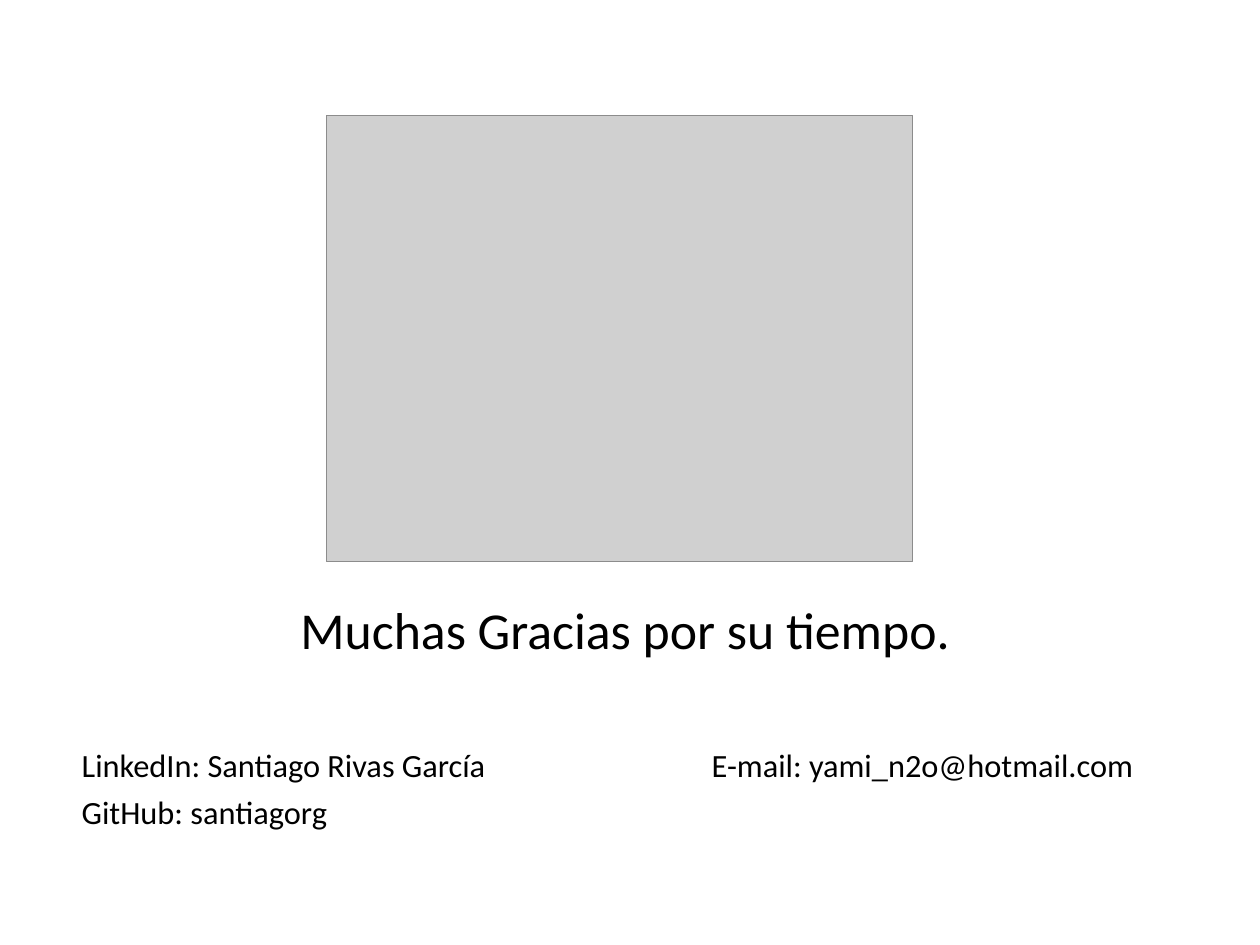
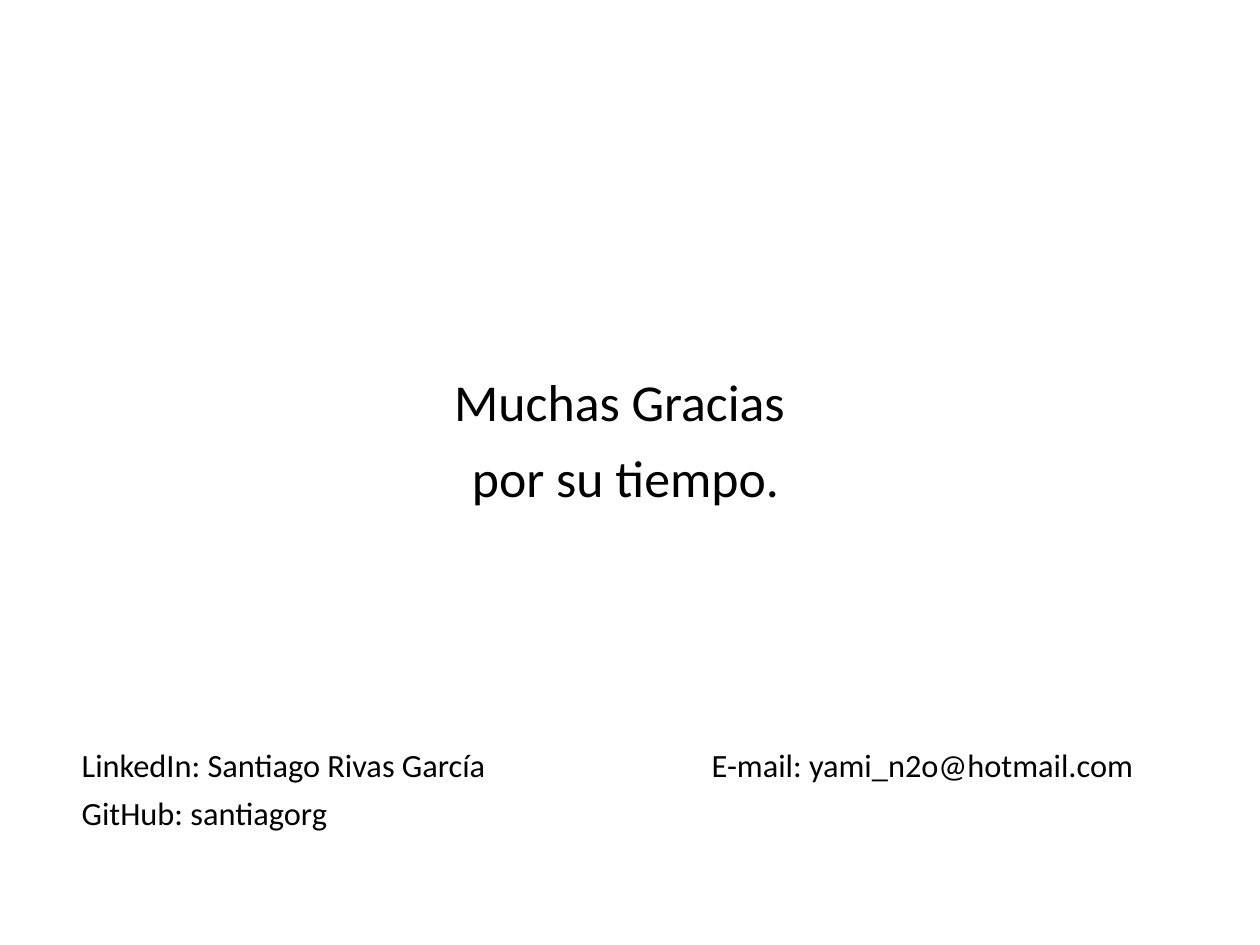
Before and after one commit to santiagorg/proyectoRetroGames, a slide deck: slide 5 of presentacion.pps. Drawn at 1260x945 pixels with LibreOffice and Linux fonts; fonts in the diff are those of the drawing; grey boxes stand for pictures. Boxes give left, top, right and bottom in pixels: in the first picture for what was removed or moved away, otherwise in the second. Text is boxed around its words. In the diff, an @@ line names an element or a change of style, - is before the commit and + after.

```diff
--- a/presentacion.pps
+++ b/presentacion.pps
@@ picture removed at [326, 115, 914, 561] @@
@@ text "Muchas Gracias": place and size @@
-text "Muchas Gracias" at [82, 613, 1133, 783]
+text "Muchas Gracias" at [82, 385, 1133, 783]
@@ text at [454, 385, 785, 506]: text changed @@
-Muchas Gracias por su tiempo.
+Muchas Gracias
+por su tiempo.
```
Also in this commit, not shown: 2 other slides changed, 2 other files.
